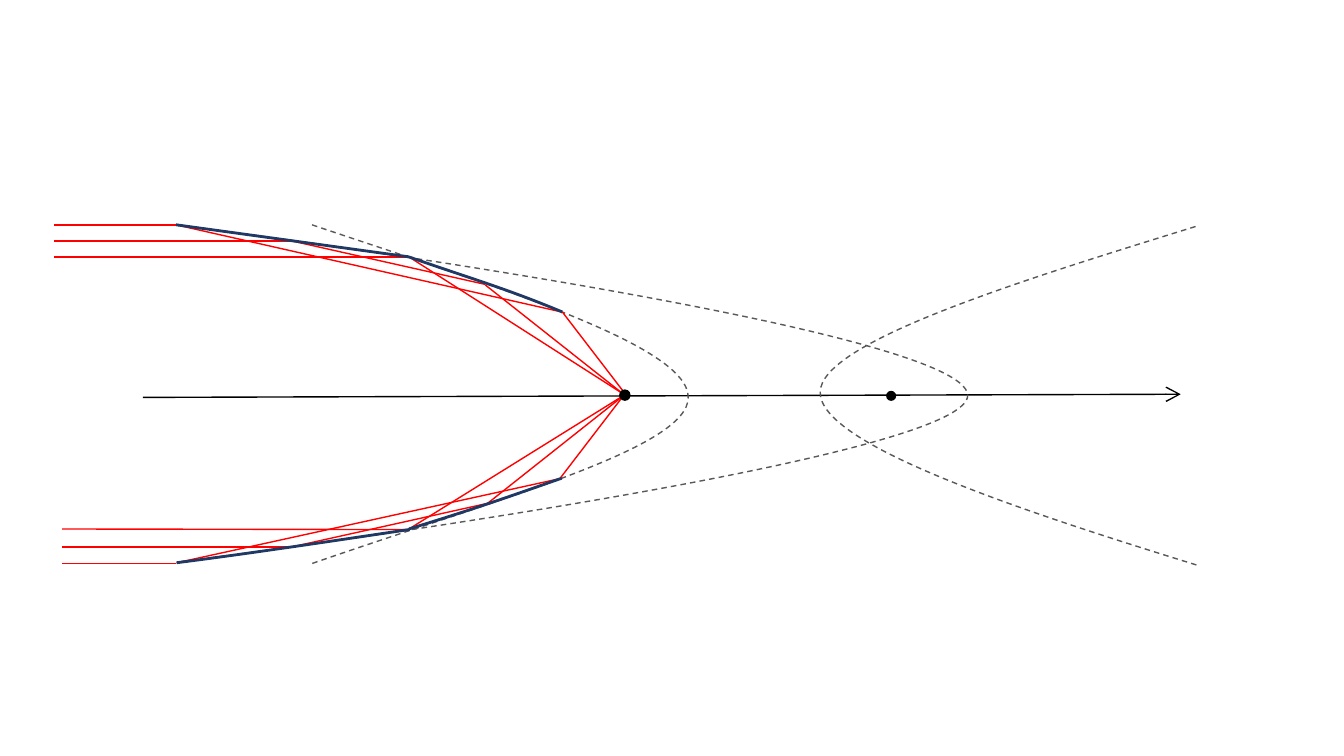
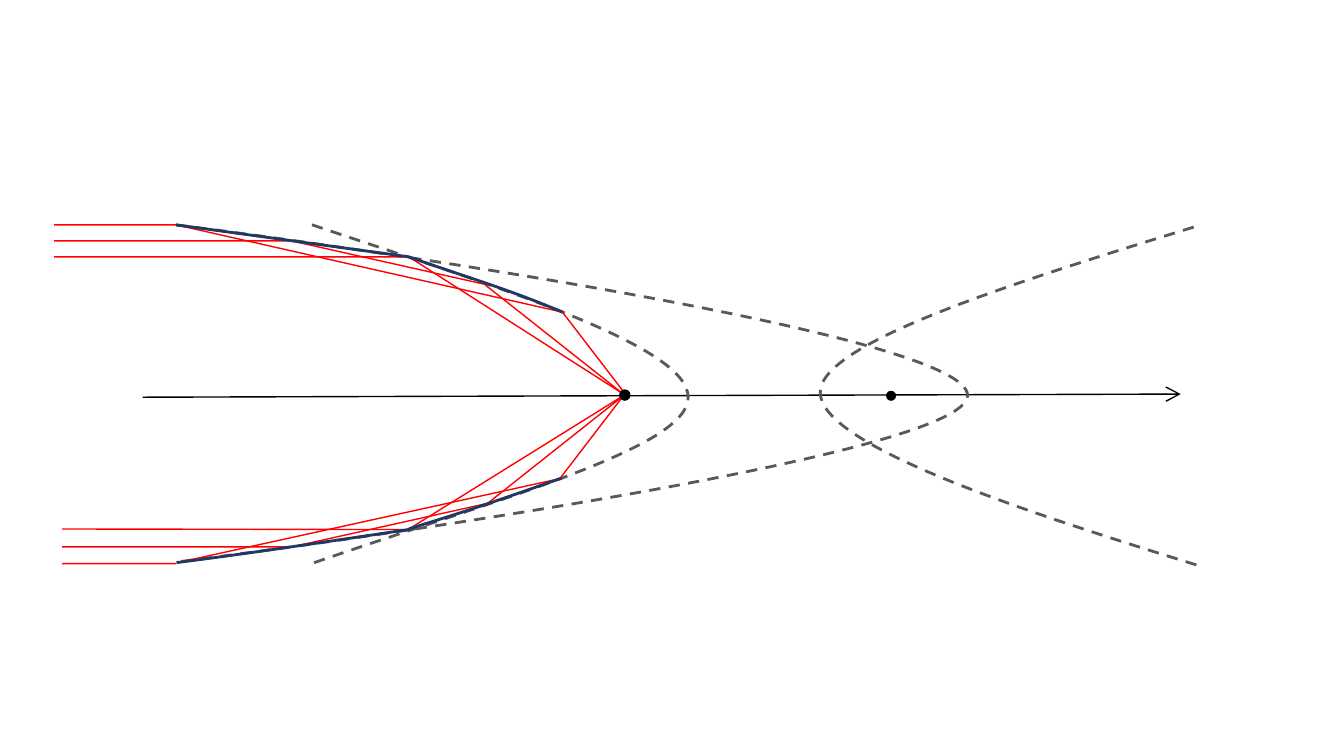
Before and after one commit to dieu-detruit/bachelor-thesis, a slide deck: slide 1 of illustration/illusts.pptx. Drawn at 1344x756 pixels with LibreOffice and Linux fonts; fonts in the diff are those of the drawing. Boxes give left, top, right and bottom in pixels: in the first picture for what was removed or moved away, otherwise in the second. Text is boxed around its words. In the diff, an @@ line names an element or a change of style, - is before the commit and + after.

```diff
--- a/illustration/illusts.pptx
+++ b/illustration/illusts.pptx
@@ line (176, 225) - (562, 312): stroke #FF0000 1 pt to #FF0000 0.99 pt @@
@@ outline #595959 1 pt dashed to #595959 2 pt dashed in 3 elements at (176, 225, 968, 562), (312, 225, 688, 564), (821, 226, 1197, 565) @@
@@ line (54, 257) - (411, 257): stroke #FF0000 1 pt to #FF0000 0.99 pt @@
@@ line (54, 241) - (293, 241): stroke #FF0000 1 pt to #FF0000 0.99 pt @@
@@ line (292, 241) - (485, 284): stroke #FF0000 1 pt to #FF0000 0.99 pt @@
@@ line (409, 257) - (626, 396): stroke #FF0000 1 pt to #FF0000 0.99 pt @@
@@ freeform shape at (409, 257, 563, 313): outline #203864 2 pt to #203864 2.01 pt; outline redrawn @@
@@ line (485, 285) - (624, 395): stroke #FF0000 1 pt to #FF0000 0.99 pt @@
@@ line (563, 312) - (626, 395): stroke #FF0000 1 pt to #FF0000 0.99 pt @@
@@ arrow removed from (143, 397) to (1181, 394) @@
@@ freeform shape added at (143, 394, 1182, 397), outline #000000 0.99 pt @@
@@ line (409, 529) - (625, 395): stroke #FF0000 1 pt to #FF0000 0.99 pt @@
@@ line (487, 504) - (624, 395): stroke #FF0000 1 pt to #FF0000 0.99 pt @@
@@ line (561, 478) - (621, 399): stroke #FF0000 1 pt to #FF0000 0.99 pt @@
@@ line (176, 563) - (562, 478): stroke #FF0000 1 pt to #FF0000 0.99 pt @@
@@ outline #203864 2 pt to #203864 2.01 pt in 3 elements at (176, 529, 409, 563), (176, 225, 409, 257), (409, 478, 562, 528) @@
@@ line (289, 547) - (491, 503): stroke #FF0000 1 pt to #FF0000 0.99 pt @@
@@ line (63, 546) - (292, 546): stroke #FF0000 1 pt to #FF0000 0.99 pt @@
```
Also in this commit, not shown: 14 other slides changed, 8 other files.
